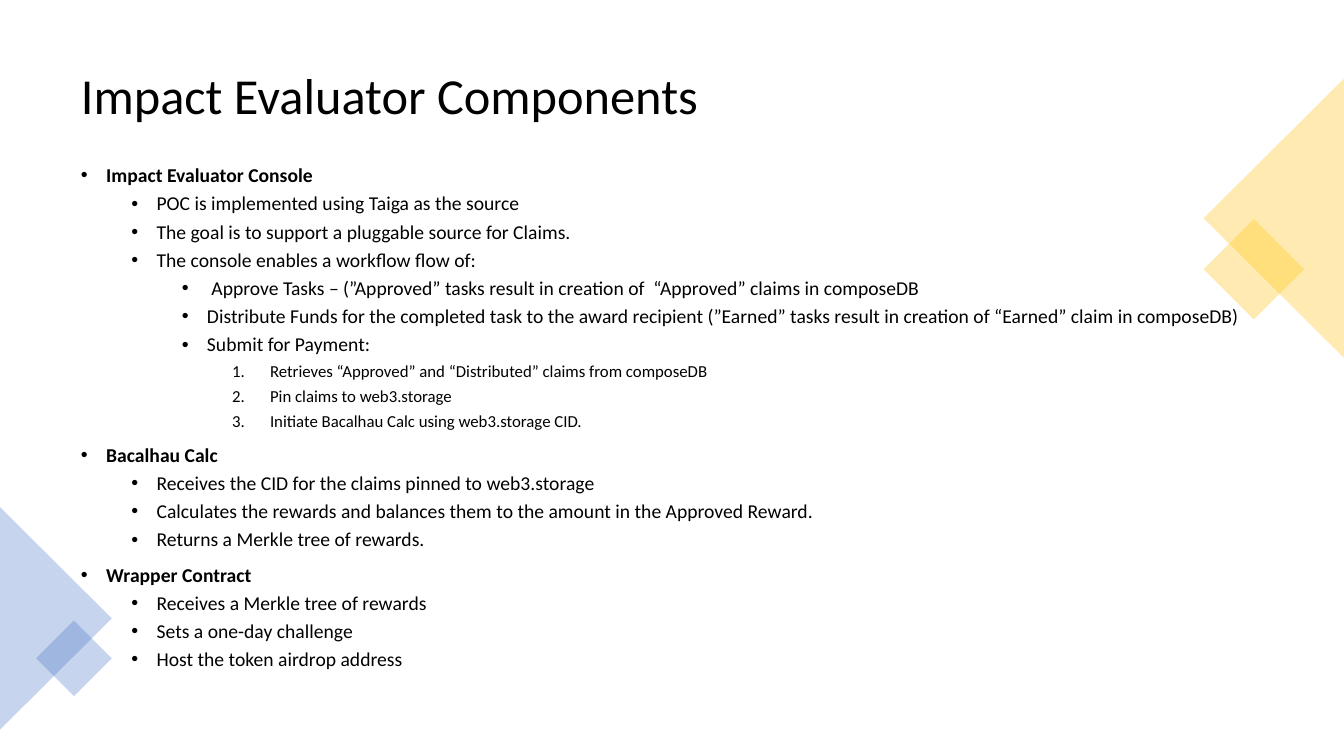
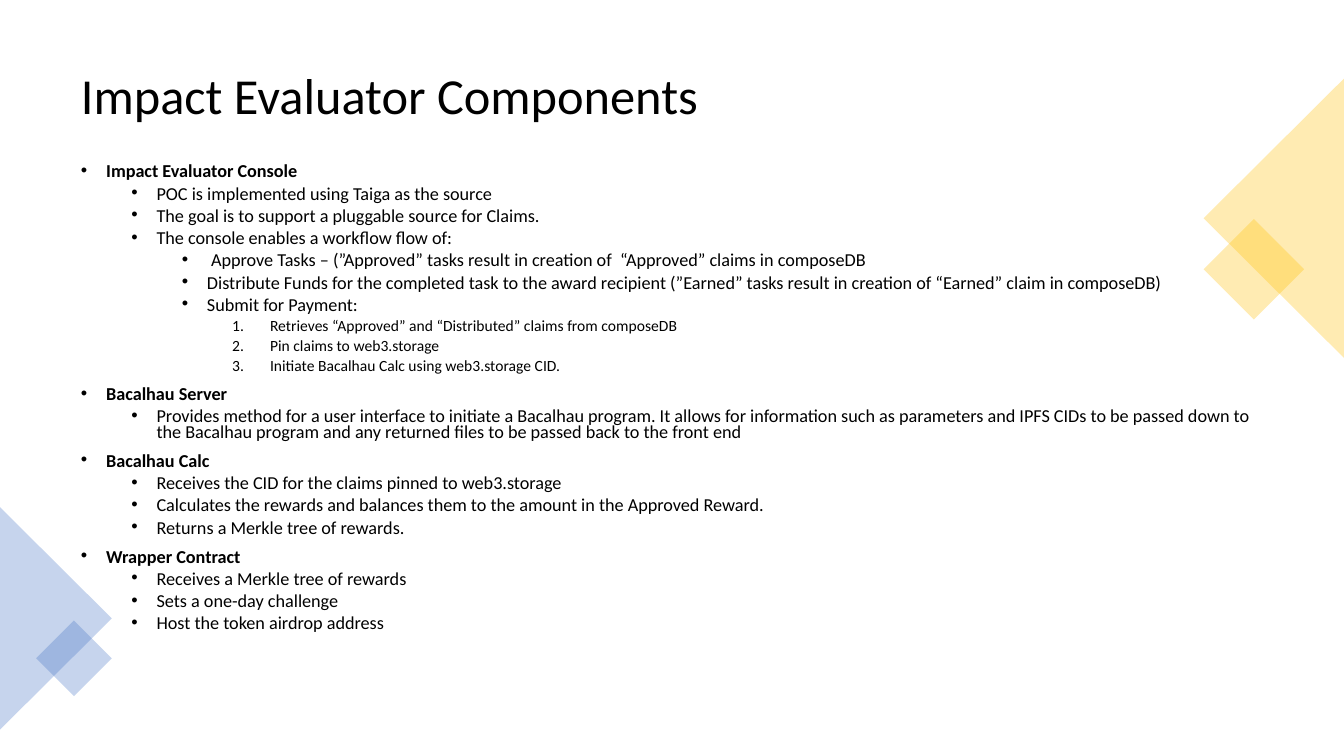
Before and after one commit to Cooperation-org/linked-trust-impact-eval, a slide deck: slide 2 of doc/ImpactEvaluatorsGrant.pptx. Drawn at 1344x756 pixels with LibreOffice and Linux fonts; fonts in the diff are those of the drawing. Boxes give left, top, right and bottom in pixels: in the first picture for what was removed or moved away, otherwise in the second. Text is boxed around its words. In the diff, an @@ line names an element or a change of style, - is before the commit and + after.

```diff
--- a/doc/ImpactEvaluatorsGrant.pptx
+++ b/doc/ImpactEvaluatorsGrant.pptx
@@ text at box(106, 164, 1161, 632): size 14 to 12.9 pt in "Impact Evaluator Console", "POC is implemented using Taiga as the ...", "The goal is to support a pluggable ...", "The console enables a workflow flow of:" and 11 more places; size 12 to 11.1 pt in "Retrieves “Approved” and “Distributed” claims from composeDB", "Pin claims to web3.storage", "Initiate Bacalhau Calc using web3.storage CID."; line spacing 0.9 to 0.7 @@
@@ text at box(106, 387, 1249, 441): paragraphs added @@
+• Bacalhau Server
+  • Provides method for a user interface to initiate a Bacalhau program. It allows for information such as parameters and IPFS CIDs to be passed down to the Bacalhau program and any returned files to be passed back to the front end
```
Also in this commit, not shown: 3 other slides changed, 3 slides added, 2 other files.
